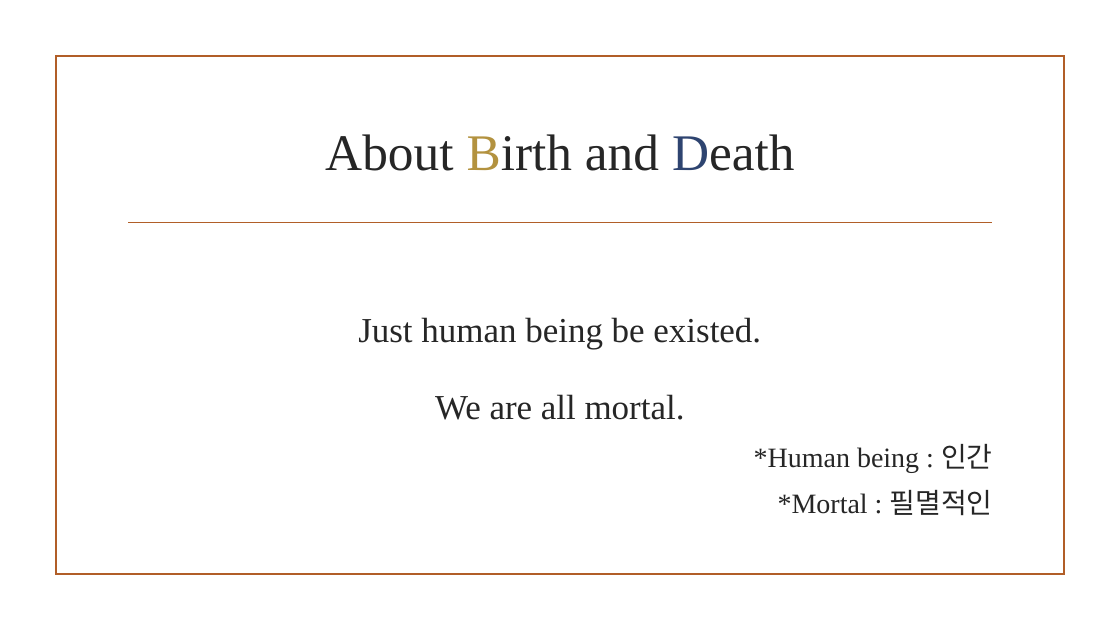
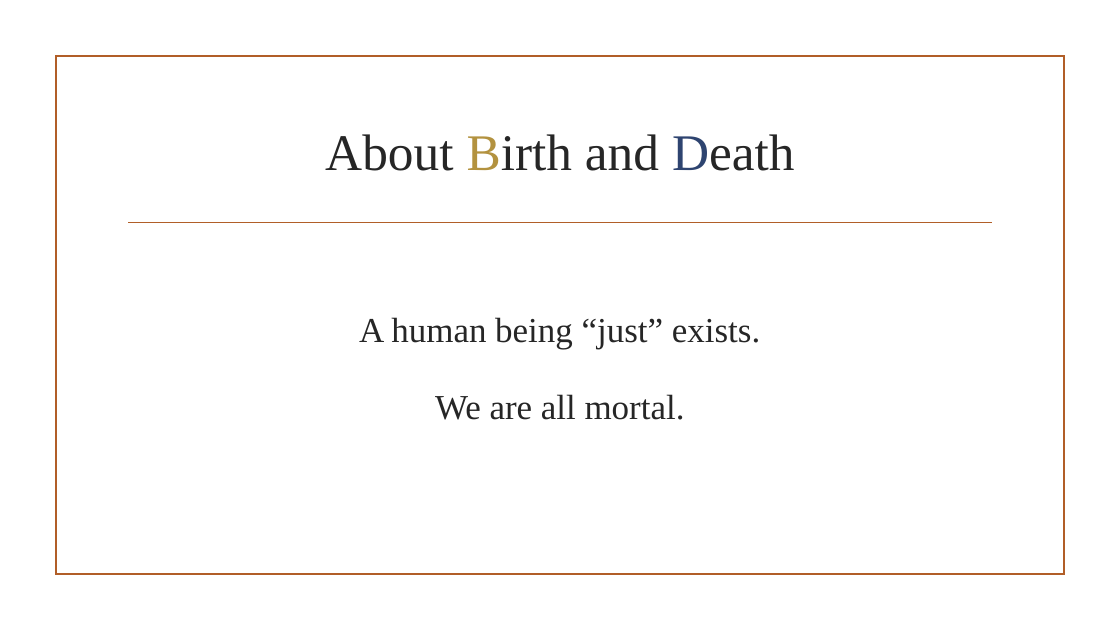
Before and after one commit to realette/back_up_files, a slide deck: slide 3 of Do choose and do exist.pptx. Drawn at 1120x630 pixels with LibreOffice and Linux fonts; fonts in the diff are those of the drawing; background and template pictures are left out. Boxes give left, top, right and bottom in pixels: in the first picture for what was removed or moved away, otherwise in the second. Text is boxed around its words. In the diff, an @@ line names an element or a change of style, - is before the commit and + after.

```diff
--- a/Do choose and do exist.pptx
+++ b/Do choose and do exist.pptx
@@ text at bbox=[359, 317, 760, 350]: text changed @@
-Just human being be existed.
+A human being “just” exists.
@@ text at bbox=[754, 444, 993, 515]: paragraphs removed @@
-*Human being : 인간
-*Mortal : 필멸적인
```
Also in this commit, not shown: 5 other slides changed, 1 slide removed.
